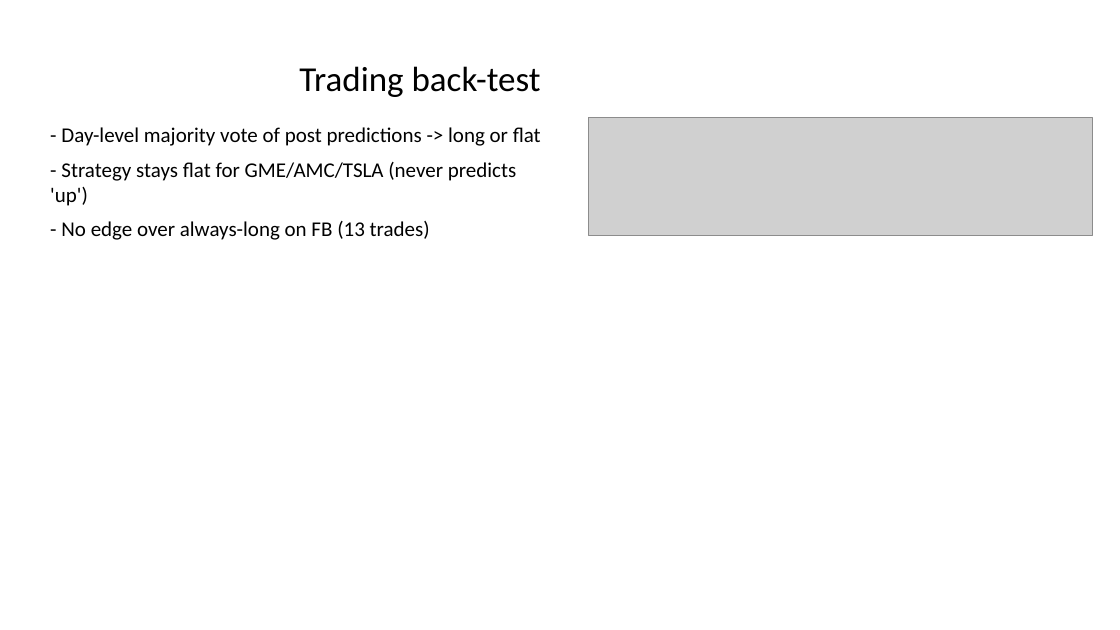
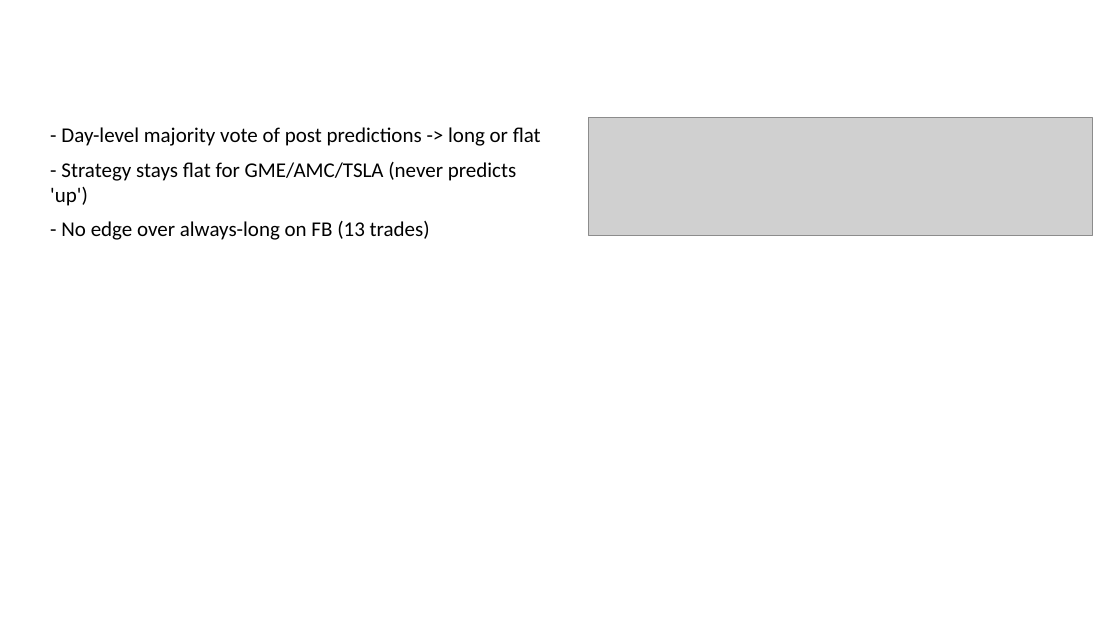
Before and after one commit to Prithvi-Aithal/wsb-market-prediction, a slide deck: slide 11 of docs/presentation.pptx. Drawn at 1120x630 pixels with LibreOffice and Linux fonts; fonts in the diff are those of the drawing; grey boxes stand for pictures. Boxes give left, top, right and bottom in pixels: in the first picture for what was removed or moved away, otherwise in the second. Text is boxed around its words. In the diff, an @@ line names an element or a change of style, - is before the commit and + after.

Commit message:
Fix chart legend overlap, soften tuning conclusion, center slide titles

```diff
--- a/docs/presentation.pptx
+++ b/docs/presentation.pptx
@@ title removed at <box>299,66,541,97</box> @@
-Trading back-test
```
Also in this commit, not shown: 11 other slides changed, 2 slides added, 2 slides removed, 5 other files.
